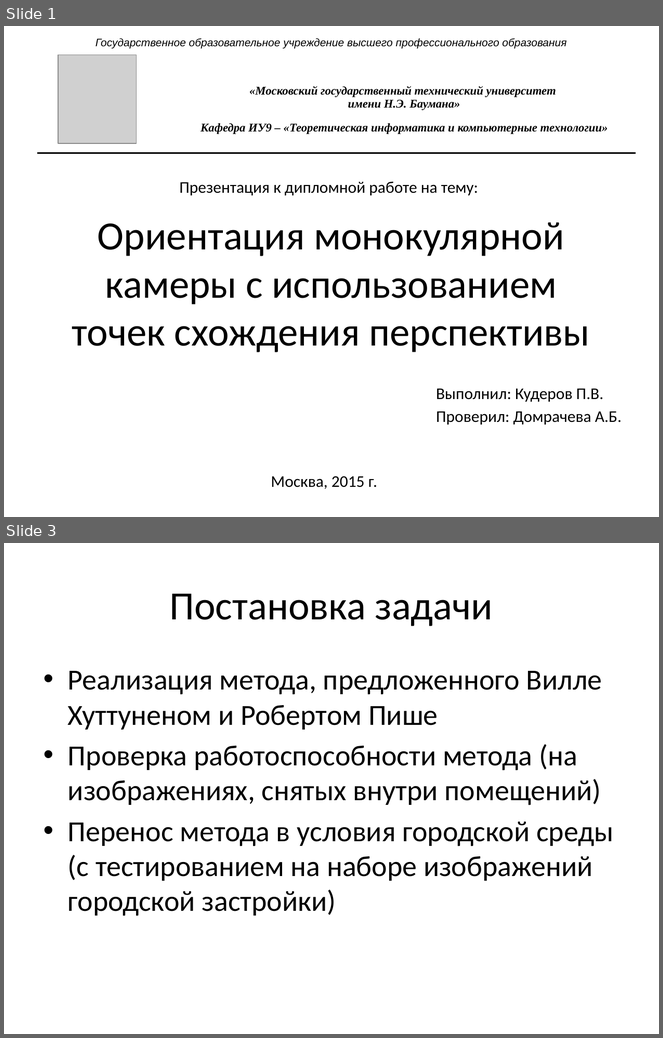
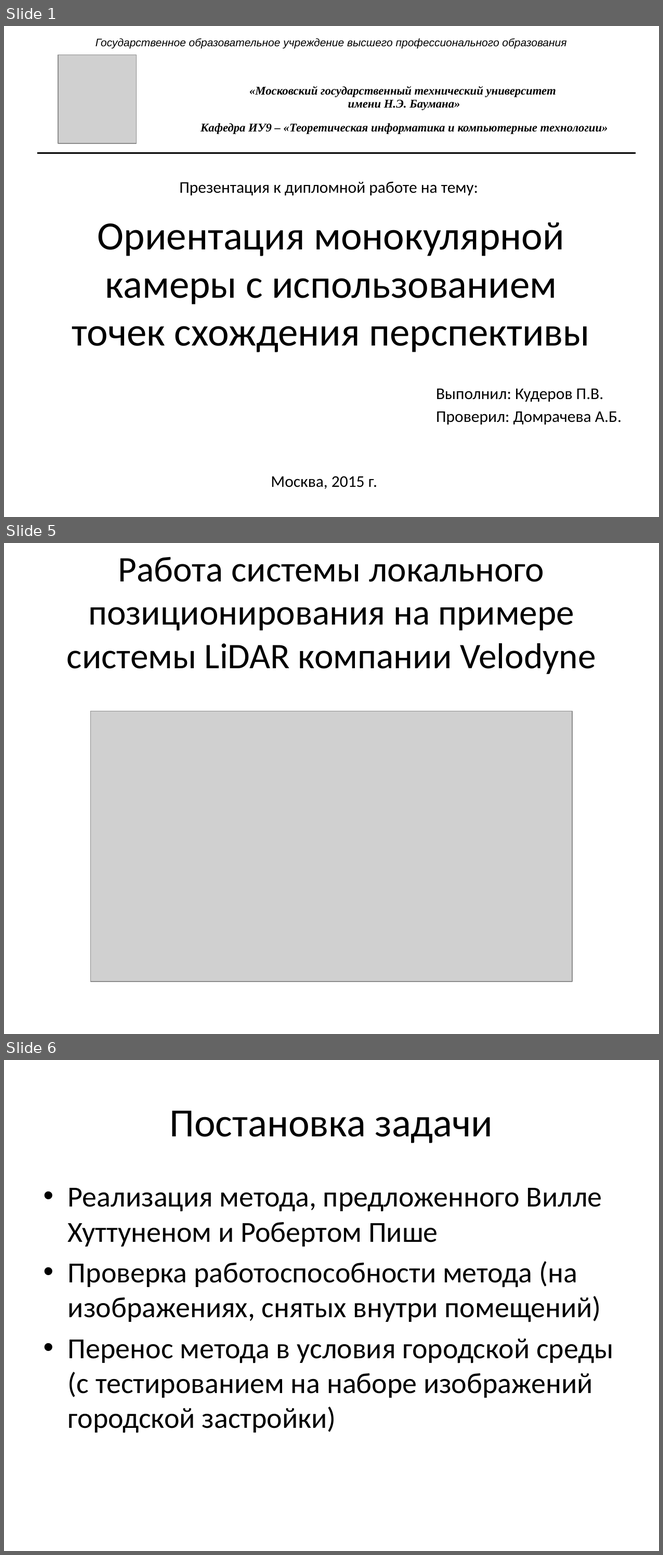
Before and after one commit to pkuderov/gyrocam, a slide deck: presentation.pptx. Shown one above the other, each under a label of ours: slides 1 and 3 before the commit, slides 1, 5 and 6 after it; the slides between them are not shown. The pictures are 663x1038 and 663x1555 pixels, drawn with LibreOffice and Linux fonts; fonts in the diff are those of the drawing; grey boxes stand for pictures. Boxes give left, top, right and bottom in pixels: in the first picture for what was removed or moved away, otherwise in the second. Text is boxed around its words. In the diff, an @@ line names an element or a change of style, - is before the commit and + after.

```diff
--- a/presentation.pptx
+++ b/presentation.pptx
@@ slide 5 added at (4,543,659,1034), background #FFFFFF @@
@@ title added at (67,557,596,675), 39.6 pt, text #000000 @@
+Работа системы локального позиционирования на примере системы LiDAR компании Velodyne
@@ picture added at (90,711,572,982) @@
@@ what was slide 3 is now slide 6 @@
```
Also in this commit, not shown: 5 slides changed, 2 other slides added, 26 other files.
